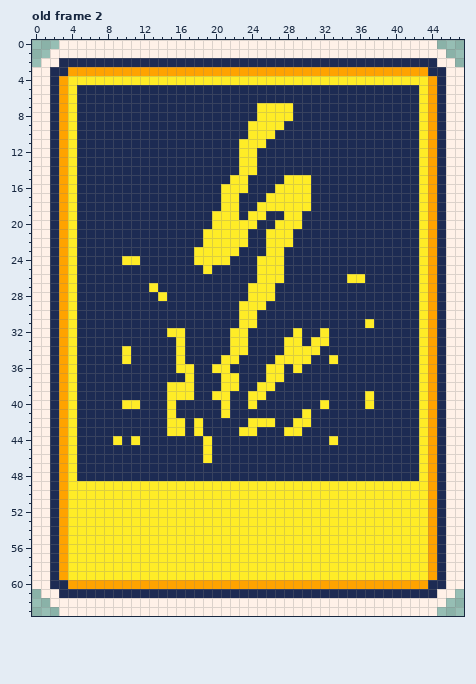
Pixel-art file -- resources/card_fire.aseprite. Above: the version before the commit.
48x64 pixels, 4 frames. Shown: old frame 2. The commit also changed other frames, which this record leaves out.
The result:
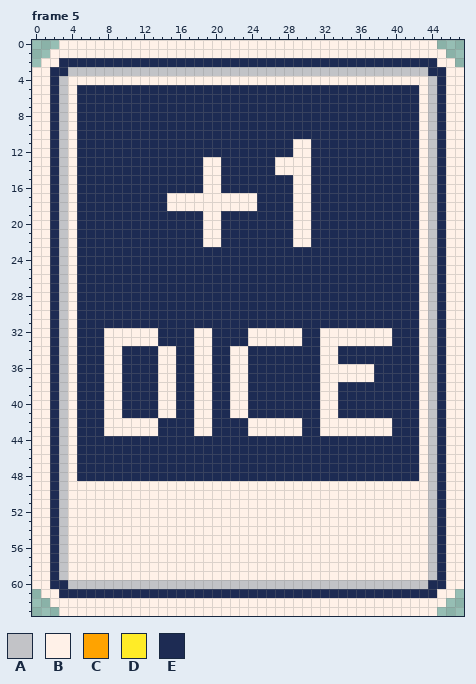
Palette (. is transparent): A #c2c3c7  B #fff1e8  C #ffa300  D #ffec27  E #1d2b53
A new or re-ordered frame is compared with the old frame closest to it.
Changes in this commit:
frames 4 -> 6
Changed rows in their new state; - is an unchanged pixel.
Frame 5 is new; against old frame 2:
first column x 3:
 3 -AAAAAAAAAAAAAAAAAAAAAAAAAAAAAAAAAAAAAAAA-
 4 ABBBBBBBBBBBBBBBBBBBBBBBBBBBBBBBBBBBBBBBBA
 5 AB--------------------------------------BA
 6 AB--------------------------------------BA
 7 AB--------------------EEEE--------------BA
 8 AB--------------------EEEE--------------BA
 9 AB-------------------EEEE---------------BA
10 AB-------------------EEE----------------BA
11 AB------------------EEE---BB------------BA
12 AB------------------EE----BB------------BA
13 AB--------------BB--EE--BBBB------------BA
14 AB--------------BB--EE--BBBB------------BA
15 AB--------------BB-EE----EBB------------BA
16 AB--------------BBEEE---EEBB------------BA
17 AB----------BBBBBBBBBB-EEEBB------------BA
18 AB----------BBBBBBBBBBEEEEBB------------BA
19 AB--------------BBEE-EE--EBB------------BA
20 AB--------------BBEEEE--EEBB------------BA
21 AB--------------BBEEE--EEEBB------------BA
22 AB--------------BBEEE--EEEBB------------BA
23 AB-------------EEEEE---EE---------------BA
24 AB-----EE------EEEE---EEE---------------BA
25 AB--------------E-----EEE---------------BA
26 AB--------------------EEE-------EE------BA
27 AB--------E----------EEE----------------BA
28 AB---------E---------EEE----------------BA
29 AB------------------EEE-----------------BA
30 AB------------------EE------------------BA
31 AB------------------EE------------E-----BA
32 AB---BBBBBB-EE-BB--EEBBBBBB--BBBBBBBB---BA
33 AB---BBBBBB--E-BB--EEBBBBBB-EBBBBBBBB---BA
34 AB---BBE---BBE-BB--BB----EEEEBB---------BA
35 AB---BBE---BBE-BB-EBB---EEEE-BB---------BA
36 AB---BB----BBEEBBEEBB--EE-E--BBBBBB-----BA
37 AB---BB----BB-EBB-EBB--EE----BBBBBB-----BA
38 AB---BB----BBEEBB-EBB-EE-----BB---------BA
39 AB---BB----BBEEBBEEBBEE------BB---E-----BA
40 AB---BBEE--BB--BB-EBBE-------BB---E-----BA
41 AB---BB----BB--BB-EBB------E-BB---------BA
42 AB---BBBBBB-EE-BB----BBBBBBE-BBBBBBBB---BA
43 AB---BBBBBB-EE-BB---EBBBBBB--BBBBBBBB---BA
44 AB----E-E-------E-------------E---------BA
45 AB--------------E-----------------------BA
46 AB--------------E-----------------------BA
47 AB--------------------------------------BA
48 AB--------------------------------------BA
49 ABBBBBBBBBBBBBBBBBBBBBBBBBBBBBBBBBBBBBBBBA
50 ABBBBBBBBBBBBBBBBBBBBBBBBBBBBBBBBBBBBBBBBA
51 ABBBBBBBBBBBBBBBBBBBBBBBBBBBBBBBBBBBBBBBBA
52 ABBBBBBBBBBBBBBBBBBBBBBBBBBBBBBBBBBBBBBBBA
53 ABBBBBBBBBBBBBBBBBBBBBBBBBBBBBBBBBBBBBBBBA
54 ABBBBBBBBBBBBBBBBBBBBBBBBBBBBBBBBBBBBBBBBA
55 ABBBBBBBBBBBBBBBBBBBBBBBBBBBBBBBBBBBBBBBBA
56 ABBBBBBBBBBBBBBBBBBBBBBBBBBBBBBBBBBBBBBBBA
57 ABBBBBBBBBBBBBBBBBBBBBBBBBBBBBBBBBBBBBBBBA
58 ABBBBBBBBBBBBBBBBBBBBBBBBBBBBBBBBBBBBBBBBA
59 ABBBBBBBBBBBBBBBBBBBBBBBBBBBBBBBBBBBBBBBBA
60 -AAAAAAAAAAAAAAAAAAAAAAAAAAAAAAAAAAAAAAAA-
